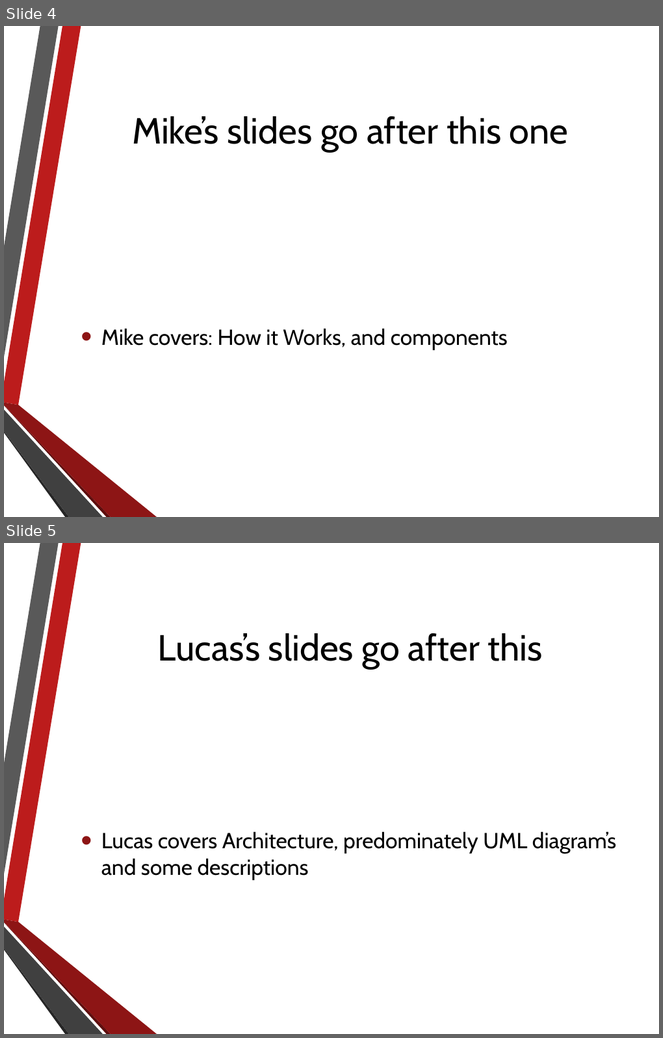
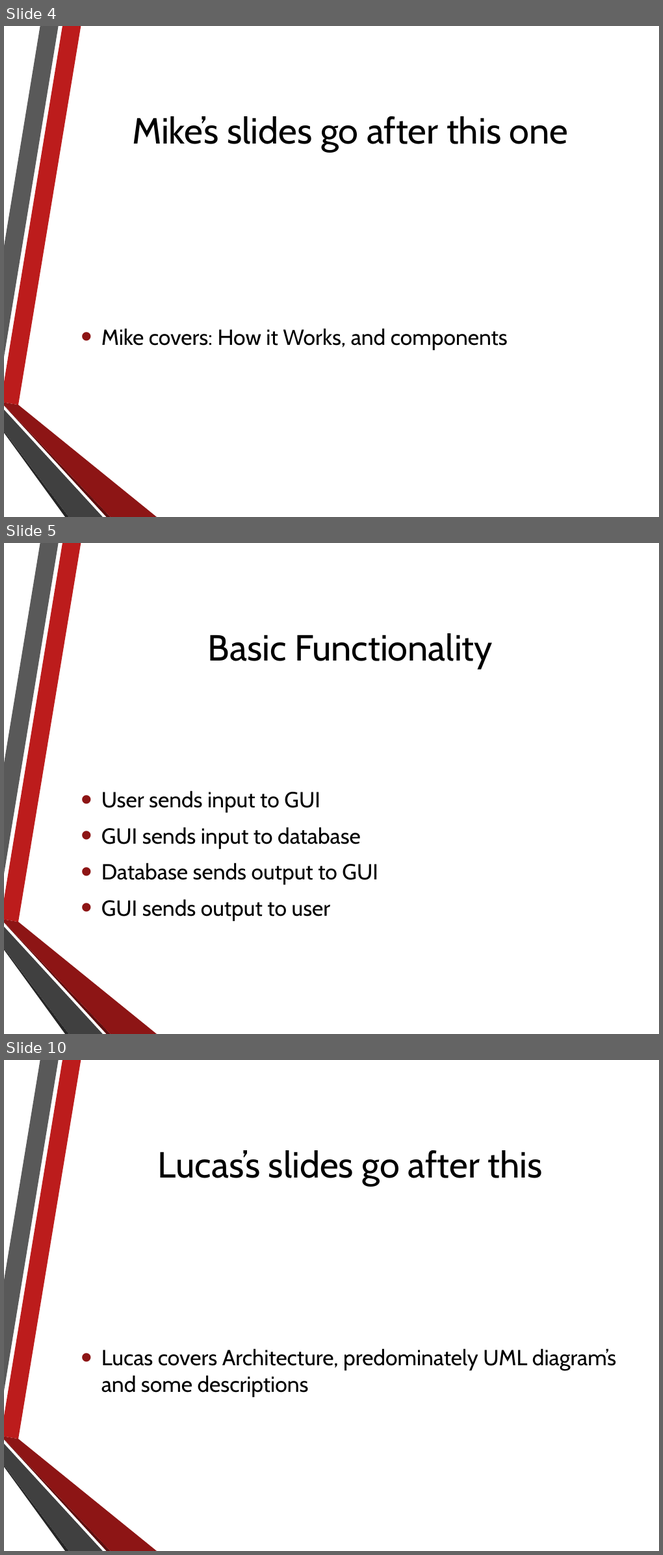
Before and after one commit to NathanielInman/IMS, a slide deck: Presentation.pptx. Shown one above the other, each under a label of ours: slides 4 and 5 before the commit, slides 4, 5 and 10 after it; the slides between them are not shown. The pictures are 663x1038 and 663x1555 pixels, drawn with LibreOffice and Linux fonts; fonts in the diff are those of the drawing; background and template pictures are left out. Boxes give left, top, right and bottom in pixels: in the first picture for what was removed or moved away, otherwise in the second. Text is boxed around its words. In the diff, an @@ line names an element or a change of style, - is before the commit and + after.

```diff
--- a/Presentation.pptx
+++ b/Presentation.pptx
@@ slide 5 added at [4,543,659,1034], background picture (left out); not listed: 6 template elements that a slide beside it also shows @@
@@ title added at [208,633,493,669], 40 pt, text #000000 @@
+Basic Functionality
@@ text added at [102,791,378,921], 24 pt, text #000000 @@
+• User sends input to GUI
+• GUI sends input to database
+• Database sends output to GUI
+• GUI sends output to user
@@ what was slide 5 is now slide 10 @@
```
Also in this commit, not shown: 4 other slides added, 18 other files.
